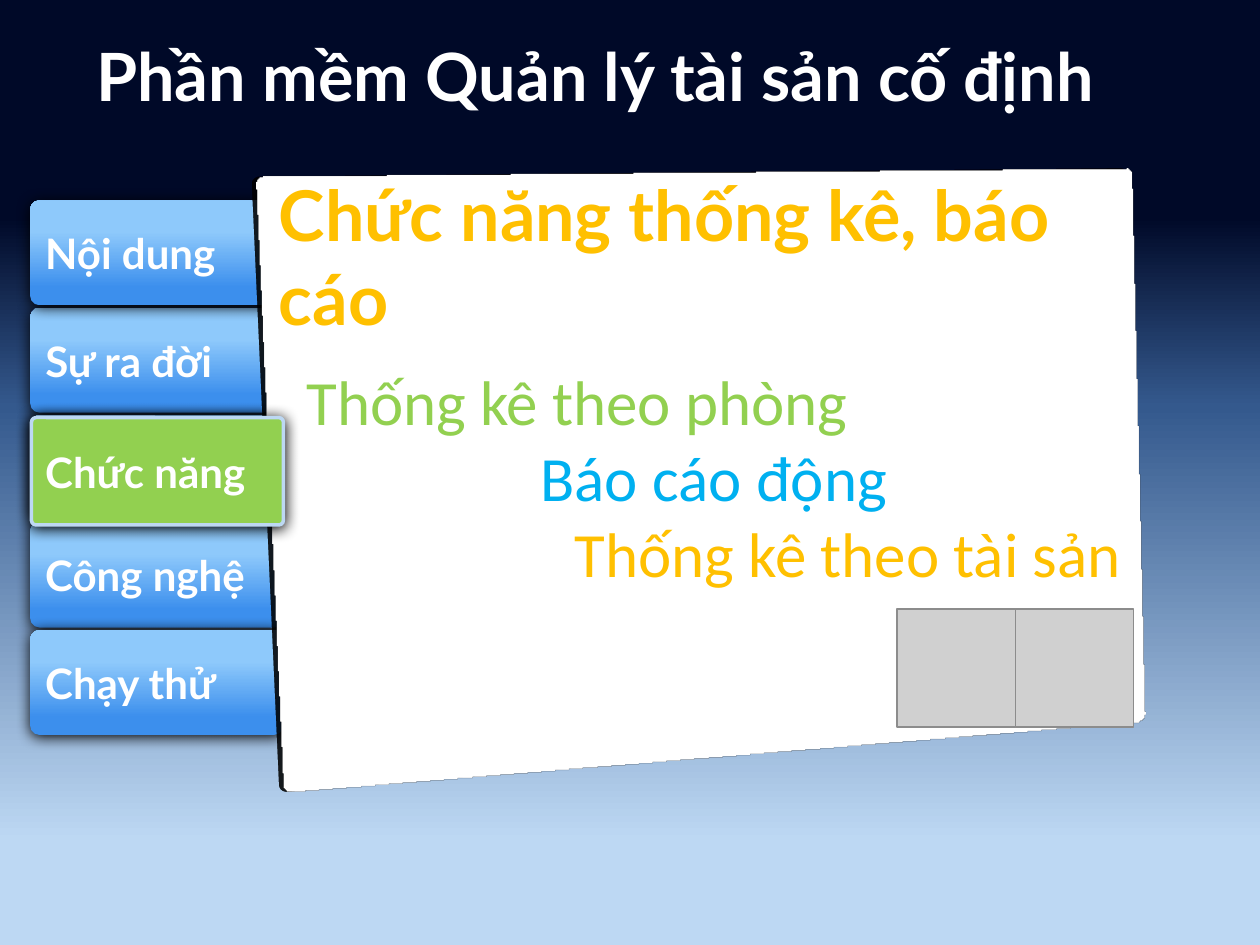
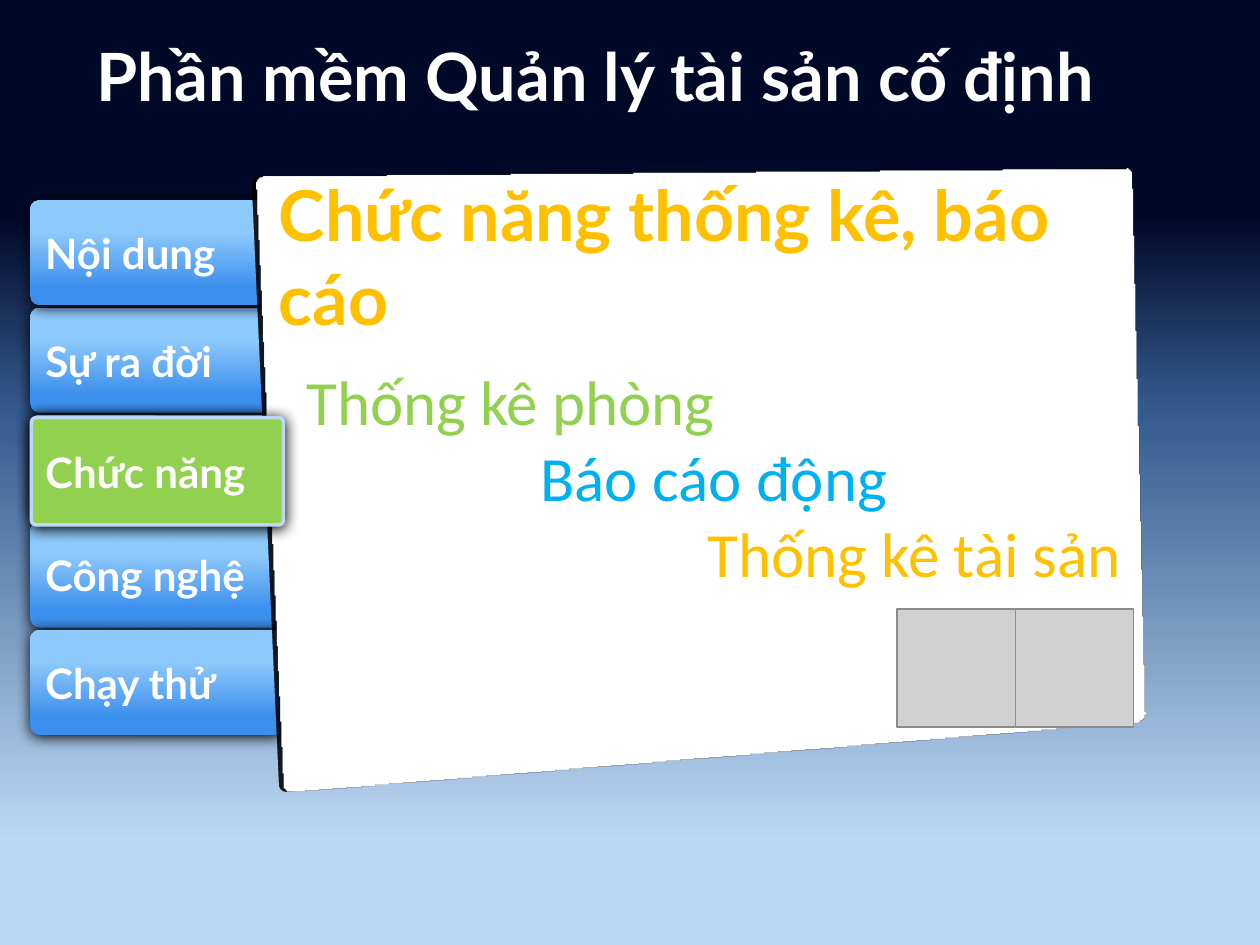
Before and after one commit to tuanhud/QuanLyTaiSan, a slide deck: slide 7 of _BaoCao/Báo cáo Tài sản cố định/Thuyết trình.pptx. Drawn at 1260x945 pixels with LibreOffice and Linux fonts; fonts in the diff are those of the drawing; grey boxes stand for pictures. Boxes give left, top, right and bottom in pixels: in the first picture for what was removed or moved away, otherwise in the second. Text is boxed around its words. In the diff, an @@ line names an element or a change of style, - is before the commit and + after.

Commit message:
nothing

```diff
--- a/_BaoCao/Báo cáo Tài sản cố định/Thuyết trình.pptx
+++ b/_BaoCao/Báo cáo Tài sản cố định/Thuyết trình.pptx
@@ text at bbox=[306, 377, 714, 436]: text changed @@
-Thống kê theo phòng
+Thống kê phòng
@@ text at bbox=[708, 529, 1121, 588]: text changed @@
-Thống kê theo tài sản
+Thống kê tài sản
```
